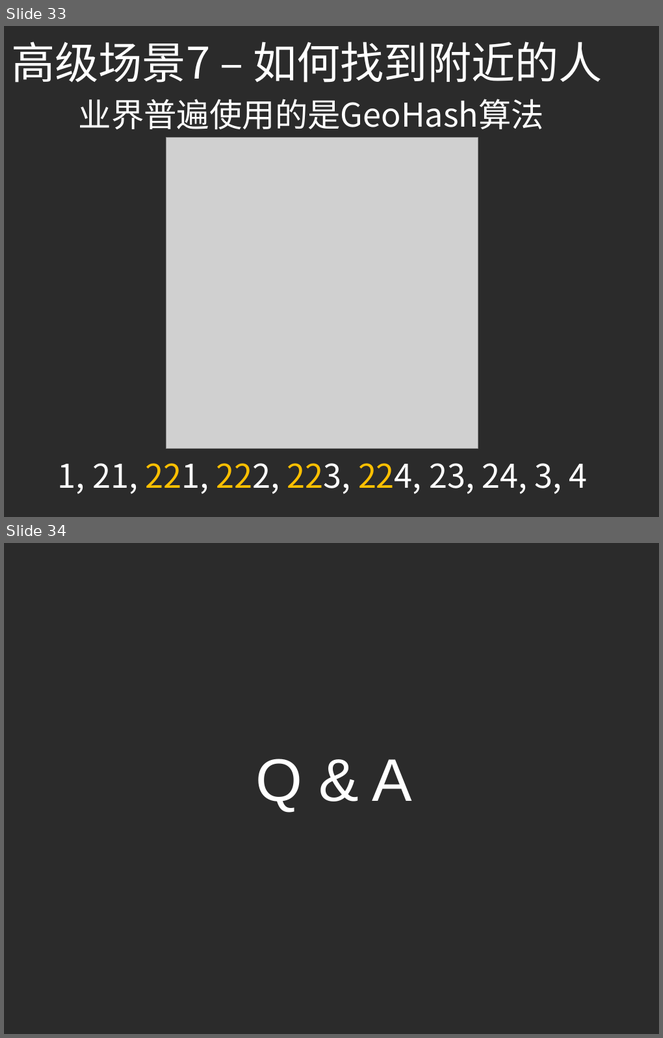
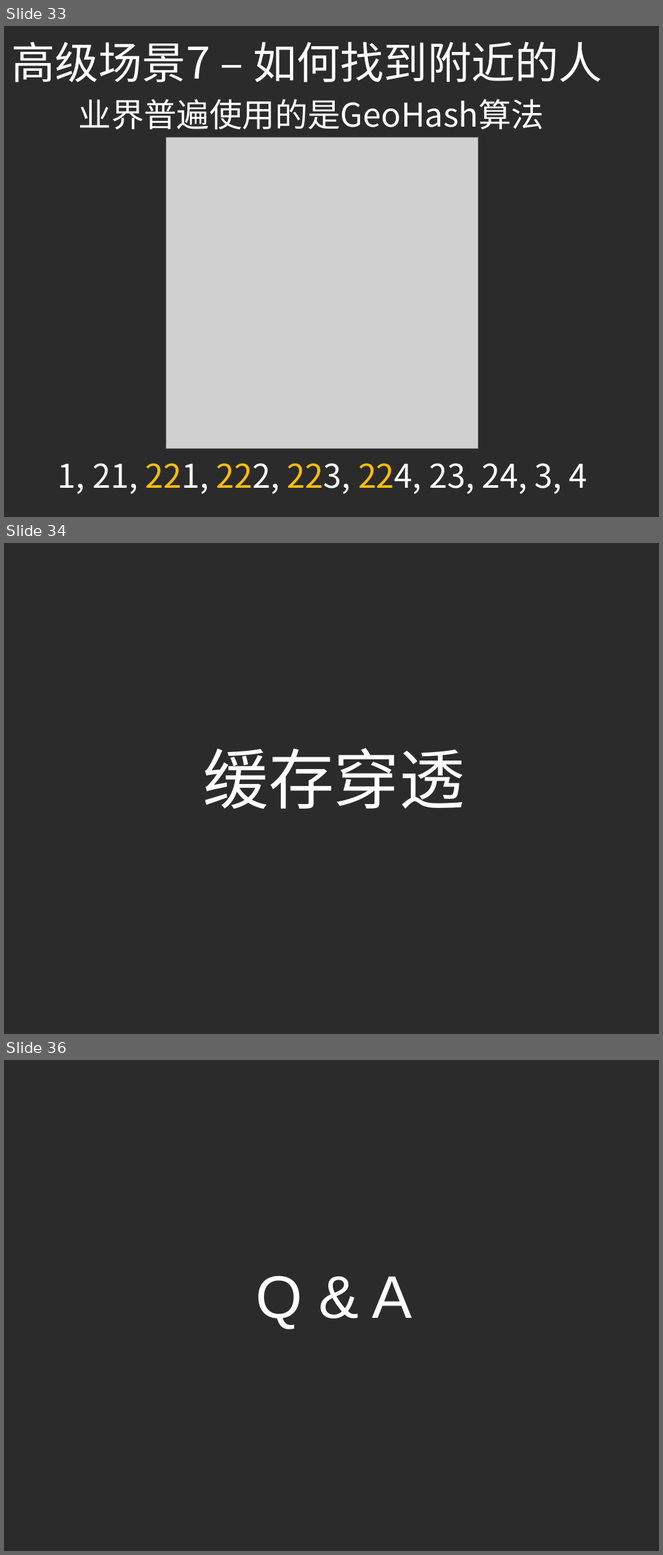
Before and after one commit to yellowb/redis-application-sharing, a slide deck: doc/SD_EP01_Redis_Adv_Application.pptx. Shown one above the other, each under a label of ours: slides 33 and 34 before the commit, slides 33, 34 and 36 after it; the slides between them are not shown. The pictures are 663x1038 and 663x1555 pixels, drawn with LibreOffice and Linux fonts; fonts in the diff are those of the drawing; grey boxes stand for pictures; background and template pictures are left out; a plain dark background stands for a picture behind light text. Boxes give left, top, right and bottom in pixels: in the first picture for what was removed or moved away, otherwise in the second. Text is boxed around its words. In the diff, an @@ line names an element or a change of style, - is before the commit and + after.

```diff
--- a/doc/SD_EP01_Redis_Adv_Application.pptx
+++ b/doc/SD_EP01_Redis_Adv_Application.pptx
@@ slide 34 added at (4,543,659,1034), background picture (left out) @@
@@ title added at (203,748,465,809), 72 pt, text #FFFFFF @@
+缓存穿透
@@ what was slide 34 is now slide 36 @@
```
Also in this commit, not shown: 1 other slide added.
